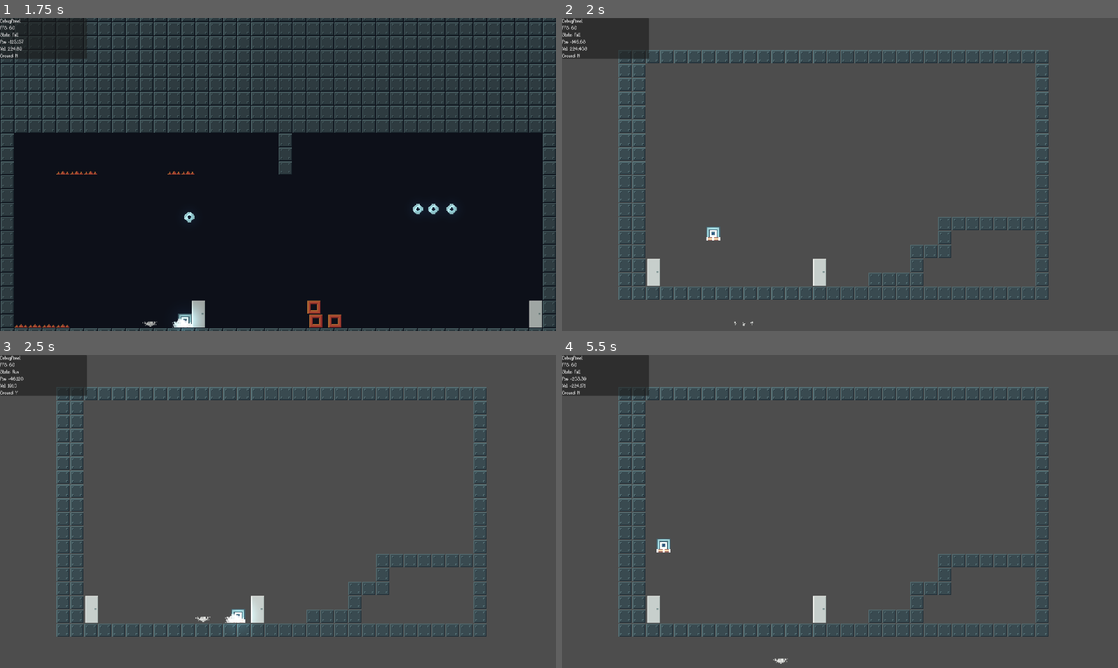
Above: before the commit, frames 1-4 (two rows, left to right).
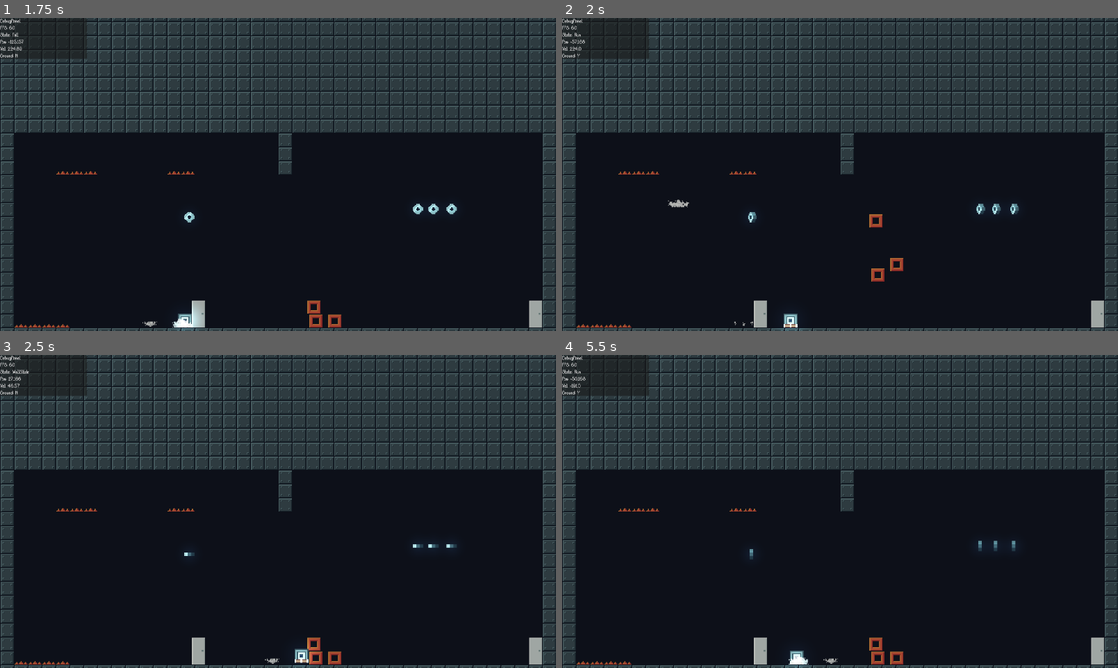
Above: after the commit, the same moments.

Repository: LeZellus/pistonprecision
Game: Godot game, scene res://scenes/worlds/MainScene.tscn
Same seed, same stepped clock (60 frames per second), same inputs: the game is played once before the commit and once after it.
Inputs:
- Up to frame 1 (1.75 s): click "Play" at 0.5 s; tap Enter (ui_accept) at 1.25 s; hold D (move_right) from 1.28 s (still down); tap Space (jump) at 1.52 s
- Up to frame 2 (2 s): keep holding D (move_right)
- Up to frame 3 (2.5 s): keep holding D (move_right); tap Space (jump) at 2.27 s
- Up to frame 4 (5.5 s): release D (move_right) at 2.78 s; hold A (move_left) 2.78-3.53 s; hold D (move_right) 3.53-5.03 s; tap Space (jump) at 3.77, 4.52, 5.27 s; hold A (move_left) from 5.03 s (still down)

Frame 1 is identical in both runs. In frame 2, 87% of the frame differs, in the area x 0-100%, y 0-100%; in frame 3, 87%; in frame 4, 87%.
Error before the commit: Invalid call. Nonexistent function 'transition_to_room_with_target_door' in base 'Node (SceneManager.gd)'. (res://scripts/objects/Door.gd:90)

Commit message:
door system update

Diff:
--- a/scenes/worlds/world_01/room_01.tscn
+++ b/scenes/worlds/world_01/room_01.tscn
@@ -68,11 +68,10 @@
 [node name="Door" parent="Doors" instance=ExtResource("6_eerqf")]
 position = Vector2(296, 160)
 door_id = "room_01_right"
-target_door_id = "room_02_left"
-is_default_spawn = true
+target_spawn_id = "room_02_left"
 
 [node name="Door2" parent="Doors" instance=ExtResource("6_eerqf")]
 position = Vector2(-92, 160)
 door_id = "room_01_left"
-target_door_id = "room_02_right"
-spawn_side = 1
+target_spawn_id = "room_02_right"
+spawn_side = "right"
--- a/scenes/worlds/world_01/room_02.tscn
+++ b/scenes/worlds/world_01/room_02.tscn
@@ -28,14 +28,13 @@
 
 [node name="Door" parent="Doors" instance=ExtResource("5_jwnet")]
 position = Vector2(-215, 112)
+door_id = "room_02_left"
 target_room_id = "room_01"
-door_id = "room_02_left"
-target_door_id = "room_01_right"
-is_default_spawn = true
-spawn_side = 1
+target_spawn_id = "room_01_right"
+spawn_side = "right"
 
 [node name="Door2" parent="Doors" instance=ExtResource("5_jwnet")]
 position = Vector2(-24, 112)
+door_id = "room_02_right"
 target_room_id = "room_01"
-door_id = "room_02_Right"
-target_door_id = "room_01_left"
+target_spawn_id = "room_01_left"
--- a/scripts/managers/SceneManager.gd
+++ b/scripts/managers/SceneManager.gd
@@ -1,4 +1,4 @@
-# scripts/managers/SceneManager.gd - Fix universel physique
+# scripts/managers/SceneManager.gd - Système spawn simple
 extends Node
 
 # === REFERENCES ===
@@ -9,8 +9,6 @@
 var current_room: RoomData
 
 # === CONSTANTS ===
-const ROOM_SIZE = Vector2(1320, 240)
-const TRANSITION_BUFFER = 16
 const PLAYER_SCENE = preload("res://scenes/player/Player.tscn")
 
 func _ready():
@@ -42,17 +40,8 @@
 
 	player = PLAYER_SCENE.instantiate()
 	world_container.add_child(player)
-	print("SceneManager: Joueur créé et ajouté au monde")
-
-# === MÉTHODES LEGACY ===
-func initialize_with_player(player_scene: PackedScene):
-	push_warning("initialize_with_player est déprécié, utilisez load_world_with_player")
-	_create_player()
-
-func load_world(world_resource: WorldData, start_room_id: String = ""):
-	await load_world_with_player(world_resource, start_room_id)
-
-# === UTILITAIRES ===
+	print("SceneManager: Joueur créé")
+
 func _cleanup_player():
 	if not player or not is_instance_valid(player):
 		return
@@ -65,14 +54,11 @@
 		return requested_id
 
 	if current_world.rooms.size() > 0:
-		var fallback_id = current_world.rooms[0].room_id
-		if not requested_id.is_empty():
-			print("SceneManager: Salle '%s' introuvable, utilisation de '%s'" % [requested_id, fallback_id])
-		return fallback_id
+		return current_world.rooms[0].room_id
 
 	return ""
 
-func load_room(room_id: String, _spawn_id: String = "default"):
+func load_room(room_id: String):
 	if not current_world:
 		push_error("Aucun monde chargé")
 		return
@@ -100,44 +86,36 @@
 	current_room_node.name = "CurrentRoom"
 	world_container.add_child(current_room_node)
 
-# === FIX UNIVERSEL : COLLISION SHAPE TEMPORAIRE ===
 func _setup_player_in_room():
 	if not player or not is_instance_valid(player):
 		return
 
-	# S'assurer que le joueur est au-dessus de la salle
 	world_container.move_child(player, -1)
-
-	await _safe_spawn_player(Vector2(-185, 30))
-
-func _safe_spawn_player(spawn_pos: Vector2):
-	"""Fix universel pour le spawn - fonctionne avec tous les niveaux"""
+	player.velocity = Vector2.ZERO
+	player.global_position = Vector2(-185, 30)
+
+	await _safe_spawn_player()
+
+func _safe_spawn_player():
+	"""Fix universel spawn"""
 	if not player:
 		return
 
-	# 1. DÉSACTIVER temporairement la collision du joueur
 	var collision_shape = player.get_node("CollisionShape2D")
 	if collision_shape:
 		collision_shape.set_deferred("disabled", true)
 
-	# 2. Arrêter toute vélocité et positionner
-	player.velocity = Vector2.ZERO
-	player.global_position = spawn_pos
-
-	# 3. Attendre que la physique se stabilise
 	await get_tree().process_frame
 	await get_tree().process_frame
 
-	# 4. RÉACTIVER la collision
 	if collision_shape:
 		collision_shape.set_deferred("disabled", false)
 
-	# 5. Attendre encore 1 frame pour validation
 	await get_tree().process_frame
 
-	print("SceneManager: Joueur positionné en %s" % player.global_position)
-
-func transition_to_room(target_room_id: String):
+# === TRANSITION AVEC SPAWN ID ===
+func transition_to_room_with_spawn(target_room_id: String, target_spawn_id: String):
+	"""Transition vers une salle et spawn sur la porte avec l'ID donné"""
 	if not current_world:
 		push_error("Aucun monde chargé")
 		return
@@ -153,6 +131,52 @@
 
 	if player and is_instance_valid(player):
 		player.velocity = preserved_velocity
+		await _spawn_at_door(target_spawn_id)
+
+func _spawn_at_door(door_id: String):
+	"""Trouve la porte avec l'ID et spawne le joueur à côté"""
+	if not current_room_node:
+		return
+
+	# Chercher la porte dans la scène actuelle
+	var target_door = _find_door_by_id(door_id)
+	if not target_door:
+		print("SceneManager: Porte '%s' introuvable, spawn par défaut" % door_id)
+		await _safe_spawn_player()
+		return
+
+	# Spawner à la position de la porte
+	var spawn_pos = target_door.get_spawn_position()
+	player.global_position = spawn_pos
+	await _safe_spawn_player()
+
+	print("SceneManager: Spawn sur porte '%s' en %s" % [door_id, spawn_pos])
+
+func _find_door_by_id(door_id: String) -> Door:
+	"""Trouve une porte par son ID dans la scène actuelle"""
+	if not current_room_node:
+		return null
+
+	# Chercher récursivement dans tous les enfants
+	return _search_door_recursive(current_room_node, door_id)
+
+func _search_door_recursive(node: Node, door_id: String) -> Door:
+	"""Recherche récursive d'une porte"""
+	# Vérifier le nœud actuel
+	if node is Door and node.door_id == door_id:
+		return node
+
+	# Chercher dans les enfants
+	for child in node.get_children():
+		var result = _search_door_recursive(child, door_id)
+		if result:
+			return result
+
+	return null
+
+# === LEGACY ===
+func transition_to_room(target_room_id: String):
+	await load_room(target_room_id)
 
 func cleanup_world():
 	_cleanup_player()
--- a/scripts/objects/Door.gd
+++ b/scripts/objects/Door.gd
@@ -1,45 +1,25 @@
-# scripts/objects/Door.gd - Version avec SpawnPoint manuel
+# scripts/objects/Door.gd - Système simple avec ID
 extends Area2D
 class_name Door
 
-# === CONFIGURATION EXISTANTE ===
-@export var target_room_id: String = ""
+# === CONFIGURATION ===
+@export var door_id: String = ""  # ID de cette porte (ex: "room_01_left")
+@export var target_room_id: String = ""  # Salle cible (ex: "room_02")
+@export var target_spawn_id: String = ""  # ID de la porte cible (ex: "room_02_right")
+@export_enum("left", "right") var spawn_side: String = "left"  # Côté où spawner
 @export var is_locked: bool = false
-
-# === SYSTÈME CHECKPOINT ===
-@export var door_id: String = ""
-@export var target_door_id: String = ""
-@export var is_default_spawn: bool = false
-
-# === SPAWN POSITION ===
-enum SpawnSide { LEFT, RIGHT }
-@export var spawn_side: SpawnSide = SpawnSide.LEFT
-@export var spawn_distance: float = 24.0  # Distance du bord de la door
 
 # === COMPONENTS ===
 @onready var sprite: Sprite2D = $Sprite2D
 @onready var collision: CollisionShape2D = $CollisionShape2D
 
-# === DOOR STATES ===
 var is_open: bool = false
 
 func _ready():
-	add_to_group("doors")
 	body_entered.connect(_on_body_entered)
-
-	# Configuration des layers
 	collision_layer = 0
 	collision_mask = 1
-
-	# Auto-générer door_id si vide
-	if door_id.is_empty():
-		door_id = name.to_lower()
-		print("Door: Auto-generated door_id = %s" % door_id)
-
-	# État initial
 	_update_door_visual()
-
-	print("Door '%s' initialisée - target_room: %s, target_door: %s, default: %s, spawn: %s" % [door_id, target_room_id, target_door_id, is_default_spawn, SpawnSide.keys()[spawn_side]])
 
 func _update_door_visual():
 	if not sprite:
@@ -56,17 +36,20 @@
 	if not body.is_in_group("player"):
 		return
 
-	if is_locked:
-		print("Door '%s' verrouillée" % door_id)
+	if is_locked or target_room_id == "" or target_spawn_id == "":
 		return
 
-	if target_room_id == "":
-		print("Door '%s' sans destination" % door_id)
-		return
+	_open_door()
+	SceneManager.transition_to_room_with_spawn(target_room_id, target_spawn_id)
 
-	print("Door '%s' utilisée par le joueur" % door_id)
-	_open_door()
-	SceneManager.transition_to_room(target_room_id)
+func get_spawn_position() -> Vector2:
+	"""Retourne la position de spawn selon le côté"""
+	var door_pos = global_position
+
+	if spawn_side == "left":
+		return Vector2(door_pos.x - 24, door_pos.y)
+	else:  # right
+		return Vector2(door_pos.x + 24, door_pos.y)
 
 func _open_door():
 	if is_open:
@@ -74,56 +57,10 @@
 
 	is_open = true
 
-	# Animation simple
 	var tween = create_tween()
 	tween.tween_property(sprite, "modulate:a", 0.5, 0.2)
 
-	# Son d'ouverture
 	AudioManager.play_sfx("doors/open", 0.3)
-
-	# Sauvegarder cette door comme checkpoint
-	print("Door: Sauvegarde checkpoint - door_id: %s" % door_id)
-	_save_as_checkpoint()
-
-	# NOUVEAU : Dire au SceneManager de téléporter à la door cible
-	print("Door: Transition vers room '%s', door '%s'" % [target_room_id, target_door_id])
-	SceneManager.transition_to_room_with_target_door(target_room_id, target_door_id)
-
-func _save_as_checkpoint():
-	"""Sauvegarde la door de DESTINATION comme checkpoint (pas cette door)"""
-	var game_manager = get_node_or_null("/root/GameManager")
-	if not game_manager or not game_manager.has_method("set_last_door"):
-		print("ERREUR: GameManager introuvable ou méthode set_last_door manquante")
-		return
-
-	# Sauvegarder la door de DESTINATION, pas cette door
-	if target_door_id.is_empty():
-		print("ATTENTION: Door '%s' n'a pas de target_door_id défini!" % door_id)
-		return
-
-	game_manager.set_last_door(target_door_id, target_room_id)
-	print("Checkpoint sauvegardé: door de DESTINATION '%s' dans room '%s'" % [target_door_id, target_room_id])
-
-# === SPAWN POSITION ===
-func get_spawn_position() -> Vector2:
-	"""Calcule la position de spawn selon le côté choisi"""
-	var base_position = global_position
-
-	# Calculer l'offset selon le côté
-	# Door = 16px large, 32px haute, origine au centre
-	# Bords: gauche=-8, droite=+8, bas=+16
-	var offset = Vector2.ZERO
-	match spawn_side:
-		SpawnSide.LEFT:
-			# Bord gauche de la door (-8) - distance de spawn, au niveau du sol (+16)
-			offset = Vector2(-8 - spawn_distance, 18)
-		SpawnSide.RIGHT:
-			# Bord droit de la door (+8) + distance de spawn, au niveau du sol (+16)
-			offset = Vector2(8 + spawn_distance, 18)
-
-	var final_pos = base_position + offset
-	print("Door '%s': spawn %s à %v (door=%v + offset=%v)" % [door_id, SpawnSide.keys()[spawn_side], final_pos, base_position, offset])
-	return final_pos
 
 # === API PUBLIQUE ===
 func unlock():
